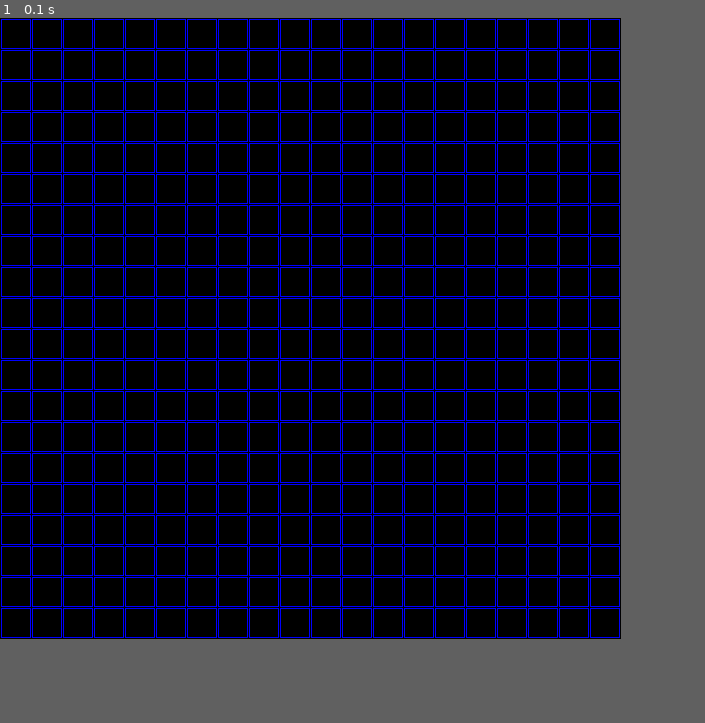
Above: before the commit, frame 1.
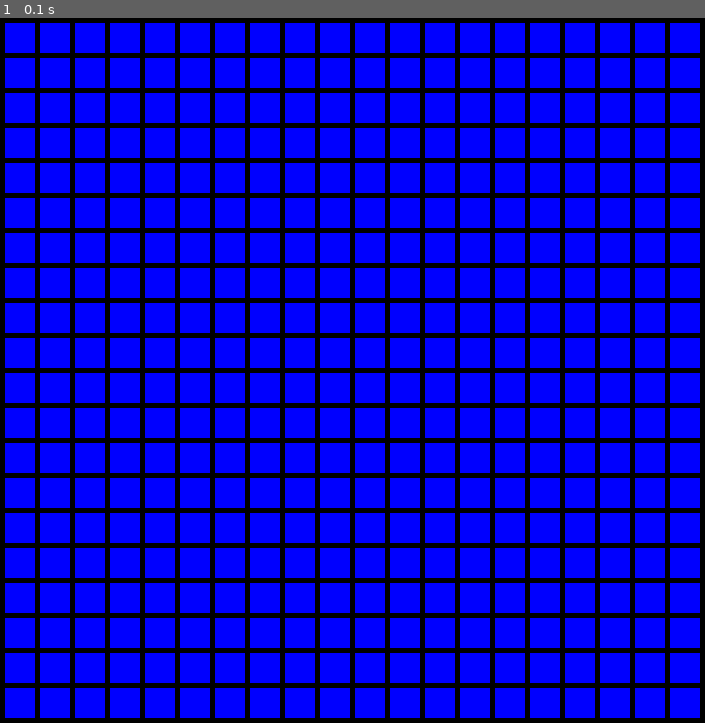
Above: after the commit, the same moment.

Repository: calvinProbstSchool/probstChapter3work
Game: pygame game, started from minesweeper.py
The game is run twice, just before and just after one commit, with the same random seed, the same clock (stepped at 60 frames per second) and the same inputs.
Inputs:
- Up to frame 1 (0.1 s): no input
In our replay, the window is 621x621 before the commit and 705x705 after it. These sizes can differ from the game's own. Grey fills any space a smaller window leaves; there, only what the larger window draws over its background counts as a difference.

The runs differ from the first frame. In frame 1, 59% of the frame differs, in the area x 0-100%, y 0-100%.

Commit message:
Final thurs

Diff:
--- a/minesweeper.py
+++ b/minesweeper.py
@@ -13,7 +13,7 @@
 BOARDWIDTH = 20
 BOARDHEIGHT = 20
 BOXSIZE = 30
-GAPSIZE = 1
+GAPSIZE = 5
 WINDOWWIDTH = BOXSIZE * BOARDWIDTH + GAPSIZE * (BOARDWIDTH + 1)
 WINDOWHEIGHT = BOXSIZE * BOARDHEIGHT + GAPSIZE * (BOARDHEIGHT + 1)
 EXPLOSIONSPEED = 10
@@ -32,7 +32,6 @@
 
 def main():
     global DISPLAYSURF, FPSCLOCK
-    print("all vars init")
     pygame.init()
     pygame.mixer_music.load("Alcazar.mp3")
     pygame.mixer_music.play(-1, 0.0)
@@ -45,11 +44,13 @@
     gameBoard = makeNewBoard(BOARDWIDTH, BOARDHEIGHT)
     flags = [[False] * BOARDHEIGHT] * BOARDWIDTH
 
+    revealed = flags
+
 
     while True:
         mouseClicked = False
 
-        drawGameBoard()
+        drawGameBoard(revealed)
         pygame.display.update()
         FPSCLOCK.tick(FPS)
         for event in pygame.event.get():
@@ -81,7 +82,6 @@
         if not board[x][y]:
             board[x][y] = True
             bombsPlaced = bombsPlaced + 1
-            print(str(bombsPlaced))
     return board
 
 
@@ -97,12 +97,13 @@
     return boxXPos, boxYPos
 
 
-def drawGameBoard():
+def drawGameBoard(board):
     for x in range(0, BOARDWIDTH):
         for y in range(0, BOARDHEIGHT):
             # Draw a rectangle for the box
             # fix with math
-            pygame.draw.rect(DISPLAYSURF, BLUE, pygame.Rect((GAPSIZE + (GAPSIZE + BOXSIZE) * x), (GAPSIZE + (GAPSIZE + BOXSIZE) * y), BOXSIZE, BOXSIZE), 1)
+            if not board[x][y]:
+                pygame.draw.rect(DISPLAYSURF, BLUE, pygame.Rect((GAPSIZE + (GAPSIZE + BOXSIZE) * x), (GAPSIZE + (GAPSIZE + BOXSIZE) * y), BOXSIZE, BOXSIZE))
             # if flagBoard[x][y]:
             # Replace with drawing actual flag at position
             # pygame.draw.polygon(DISPLAYSURF, RED, ((1, 0), (1, 1), (2, 2)))
